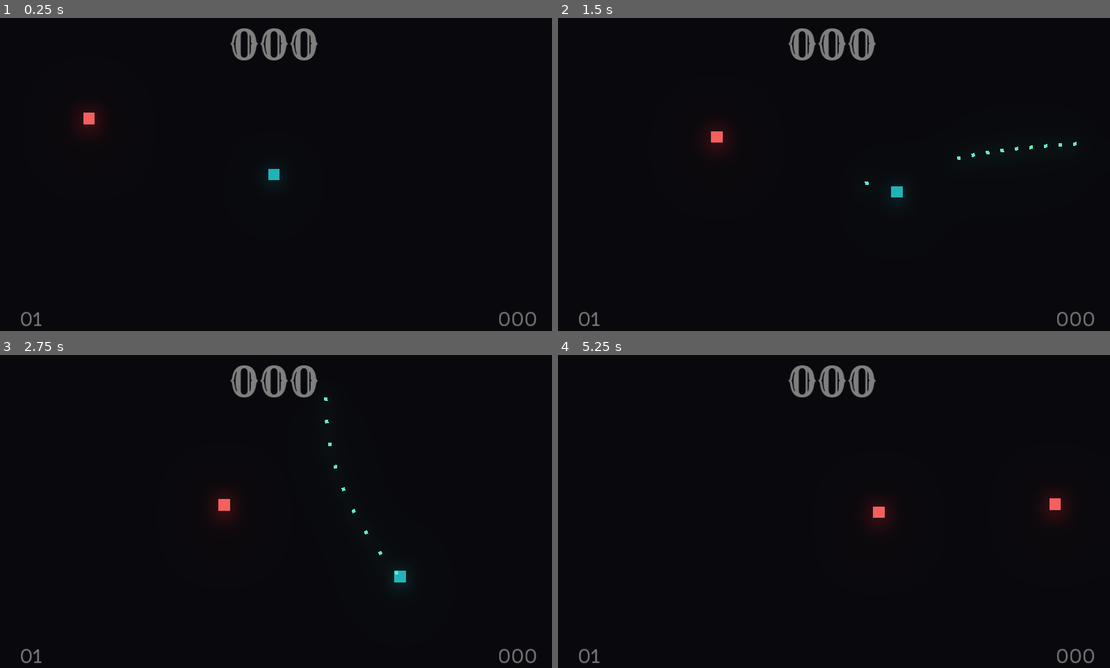
Above: before the commit, frames 1-4 (two rows, left to right).
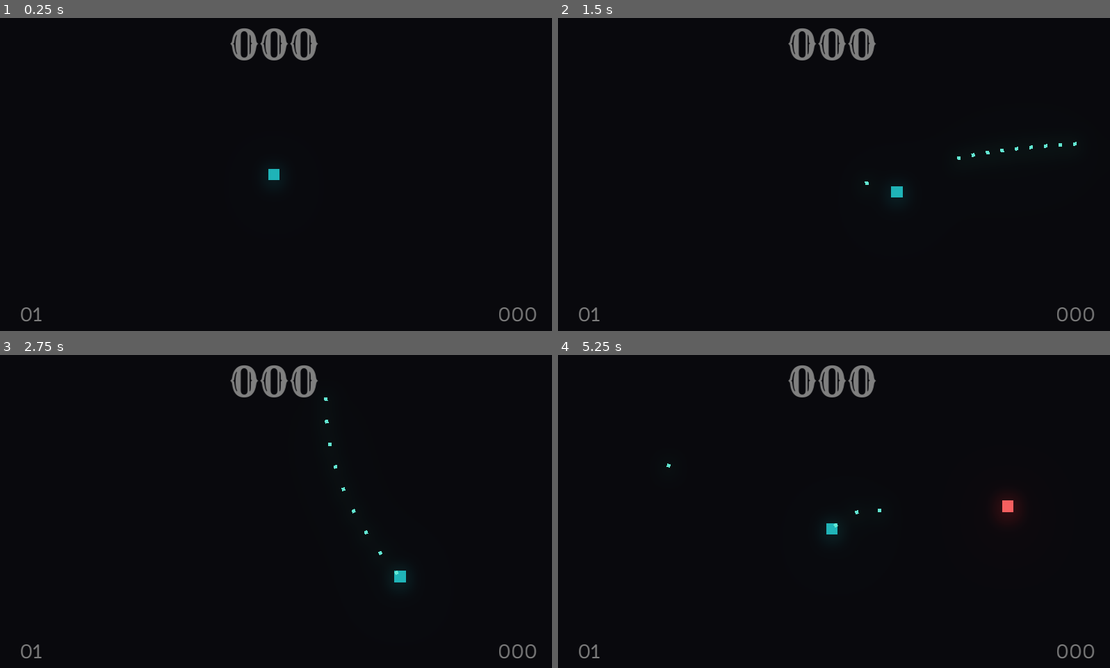
Above: after the commit, the same moments.

Repository: vecno-io/metafab-space-whales
Game: Godot game, scene res://MainScene.tscn
Two runs of this game, one before a commit and one after it. Both use one fixed random seed, a clock stepped at 60 frames per second and the inputs below.
Inputs (mouse positions are in pixels of both pictures, inside the frame that each line leads up to):
- Up to frame 1 (0.25 s): no input
- Up to frame 2 (1.5 s): tap Enter at 0.5 s; move the mouse to (955, 158) at 0.52 s; press the mouse at (955, 158) at 0.53 s; hold D (move_right) 0.53-1.28 s; move the mouse to (718, 190) at 1.27 s; release the mouse at (718, 190) at 1.28 s; hold S (move_down) from 1.28 s (still down); click (718, 190) at 1.35 s
- Up to frame 3 (2.75 s): move the mouse to (331, 442) at 2.02 s; release S (move_down) at 2.03 s; press the mouse at (331, 442) at 2.03 s; hold D (move_right) from 2.03 s (still down)
- Up to frame 4 (5.25 s): move the mouse to (806, 574) at 2.77 s; release D (move_right) at 2.78 s; release the mouse at (806, 574) at 2.78 s; hold W (move_up) 2.78-3.53 s; click (806, 574) at 2.85 s; move the mouse to (999, 558) at 3.52 s; press the mouse at (999, 558) at 3.53 s; hold A (move_left) 3.53-5.03 s; move the mouse to (662, 464) at 4.27 s; release the mouse at (662, 464) at 4.28 s; click (662, 464) at 4.35 s; move the mouse to (861, 511) at 5.02 s; press the mouse at (861, 511) at 5.03 s; hold S (move_down) from 5.03 s (still down)

The runs differ from the first frame. In frame 1, 0.5% of the frame differs, in the area x 3-98%, y 29-99%; in frame 2, 0.5%; in frame 3, 0.6%; in frame 4, 1.1%, in the area x 3-98%, y 34-99%.

Commit message:
tweak screen shake
* also adds randomise to all

Diff:
--- a/client/MainScene.tscn
+++ b/client/MainScene.tscn
@@ -34,6 +34,7 @@
 script = ExtResource( 3 )
 
 [node name="Control" type="Control" parent="Overlay"]
+unique_name_in_owner = true
 anchor_right = 1.0
 anchor_bottom = 1.0
 rect_min_size = Vector2( 960, 540 )
@@ -57,9 +58,9 @@
 modulate = Color( 0.501961, 0.501961, 0.501961, 1 )
 anchor_top = 1.0
 anchor_bottom = 1.0
-margin_top = -41.0
+margin_top = -56.0
 margin_right = 120.0
-rect_min_size = Vector2( 120, 0 )
+rect_min_size = Vector2( 120, 56 )
 size_flags_horizontal = 4
 custom_fonts/font = SubResource( 3 )
 text = "01"
@@ -74,13 +75,18 @@
 anchor_right = 1.0
 anchor_bottom = 1.0
 margin_left = -120.0
-margin_top = -41.0
-rect_min_size = Vector2( 120, 0 )
+margin_top = -56.0
+rect_min_size = Vector2( 120, 56 )
 size_flags_horizontal = 4
 custom_fonts/font = SubResource( 3 )
 text = "000"
 align = 1
 valign = 1
 
+[node name="ShakeTimer" type="Timer" parent="Overlay"]
+unique_name_in_owner = true
+
 [node name="WorldEnvironment" type="WorldEnvironment" parent="."]
 environment = SubResource( 1 )
+
+[connection signal="timeout" from="Overlay/ShakeTimer" to="Overlay" method="_on_shake_timeout"]
--- a/client/Overlay.gd
+++ b/client/Overlay.gd
@@ -1,6 +1,13 @@
 extends Node
 
 var score = 0
+
+var shake_screen = false
+var shake_intensity = 0
+
+onready var control = get_node("%Control")
+
+onready var shake_timer = get_node("%ShakeTimer")
 
 onready var highsocre = get_node("%LastHighsocre")
 
@@ -9,12 +16,37 @@
 
 
 func _ready():
+	randomize()
+	Global.overlay = self
 	score = Global.highsocre
 	highsocre.text = "%03d" % score
 	#warning-ignore: return_value_discarded
 	Global.connect("updated_points", self, "_on_updated_points")
 	#warning-ignore: return_value_discarded
 	Global.connect("updated_difficulty", self, "_on_updated_difficulty")
+
+
+func _process(delta):
+	control.rect_scale = lerp(control.rect_scale, Vector2(1, 1), 0.24)
+	if shake_screen:
+		var x = rand_range(-shake_intensity, shake_intensity)
+		var y = rand_range(-shake_intensity, shake_intensity)
+		control.rect_position += Vector2(x, y) * delta
+	else:
+		control.rect_position = lerp(control.rect_position, Vector2(0, 0), 0.24)
+
+
+func screen_shake(intensity, time):
+	control.rect_scale = Vector2.ONE - Vector2(intensity * 0.0004, intensity * 0.0004)
+	shake_intensity = intensity * 0.5
+	shake_timer.wait_time = time
+	shake_screen = true
+	shake_timer.start()
+
+
+func _on_shake_timeout():
+	shake_intensity = 0
+	shake_screen = false
 
 
 func _exit_tree():
--- a/client/autoload/Global.gd
+++ b/client/autoload/Global.gd
@@ -11,6 +11,8 @@
 var points = 0 setget _no_set
 var paused = true setget _no_set
 var highsocre = 0 setget _no_set
+
+var overlay = null
 
 var local_camera = null
 var local_player = null
@@ -66,6 +68,14 @@
 	emit_signal("updated_points", points)
 
 
+func screen_shake(intensity, time):
+	# ToDo Juice: Increase the shake intencity based on the
+	# sectors difficulty to impact the feeling difficulty gives.
+	if Global.overlay != null:
+		Global.overlay.screen_shake(intensity, time)
+	if Global.local_camera != null:
+		Global.local_camera.screen_shake(intensity, time)
+
 func instance_node(node, parent, location):
 	var object = node.instance()
 	parent.add_child(object)
--- a/client/prefabs/Camera.gd
+++ b/client/prefabs/Camera.gd
@@ -7,6 +7,7 @@
 
 
 func _ready():
+	randomize()
 	Global.local_camera = self
 
 
@@ -15,15 +16,17 @@
 
 
 func _process(delta):
-	zoom = lerp(zoom, Vector2(1, 1), 0.3)
+	zoom = lerp(zoom, Vector2(1, 1), 0.24)
 	if shake_screen:
 		var x = rand_range(-shake_intensity, shake_intensity)
 		var y = rand_range(-shake_intensity, shake_intensity)
 		global_position += Vector2(x, y) * delta
+	else:
+		global_position = lerp(global_position, Vector2(480, 270), 0.24)
 
 
 func screen_shake(intensity, time):
-	zoom = Vector2.ONE - Vector2(intensity * 0.002, intensity * 0.002)
+	zoom = Vector2.ONE - Vector2(intensity * 0.0008, intensity * 0.0008)
 	shake_intensity = intensity
 	shake_timer.wait_time = time
 	shake_screen = true
--- a/client/prefabs/Enemy.gd
+++ b/client/prefabs/Enemy.gd
@@ -19,11 +19,10 @@
 	if hp <= 0:
 		queue_free()
 		Global.add_points(1)
+		Global.screen_shake(24, 0.24)
 		if Global.local_sector != null:
 			var object = Global.instance_node(dust_particles, Global.local_sector, global_position)
 			object.rotation = velocity.angle()
-		if Global.local_camera != null:
-			Global.local_camera.screen_shake(18, 0.08)
 	if stuned:
 		velocity = lerp(velocity, Vector2(0,0), 0.3)
 	elif Global.local_player != null:
--- a/client/prefabs/Sector.gd
+++ b/client/prefabs/Sector.gd
@@ -9,6 +9,7 @@
 var enemy_one = preload("res://prefabs/Enemy.tscn")
 
 func _ready():
+	randomize()
 	Global.local_sector = self
 
 
--- a/client/prefabs/Sector.tscn
+++ b/client/prefabs/Sector.tscn
@@ -1,8 +1,7 @@
-[gd_scene load_steps=5 format=2]
+[gd_scene load_steps=4 format=2]
 
 [ext_resource path="res://prefabs/Sector.gd" type="Script" id=1]
 [ext_resource path="res://prefabs/Player.tscn" type="PackedScene" id=2]
-[ext_resource path="res://prefabs/Enemy.tscn" type="PackedScene" id=3]
 [ext_resource path="res://prefabs/Camera.gd" type="Script" id=4]
 
 [node name="Sector" type="Node2D"]
@@ -10,9 +9,6 @@
 
 [node name="Player" parent="." instance=ExtResource( 2 )]
 position = Vector2( 480, 270 )
-
-[node name="Enemy" parent="." instance=ExtResource( 3 )]
-position = Vector2( 137, 166 )
 
 [node name="Camera" type="Camera2D" parent="."]
 position = Vector2( 480, 270 )
